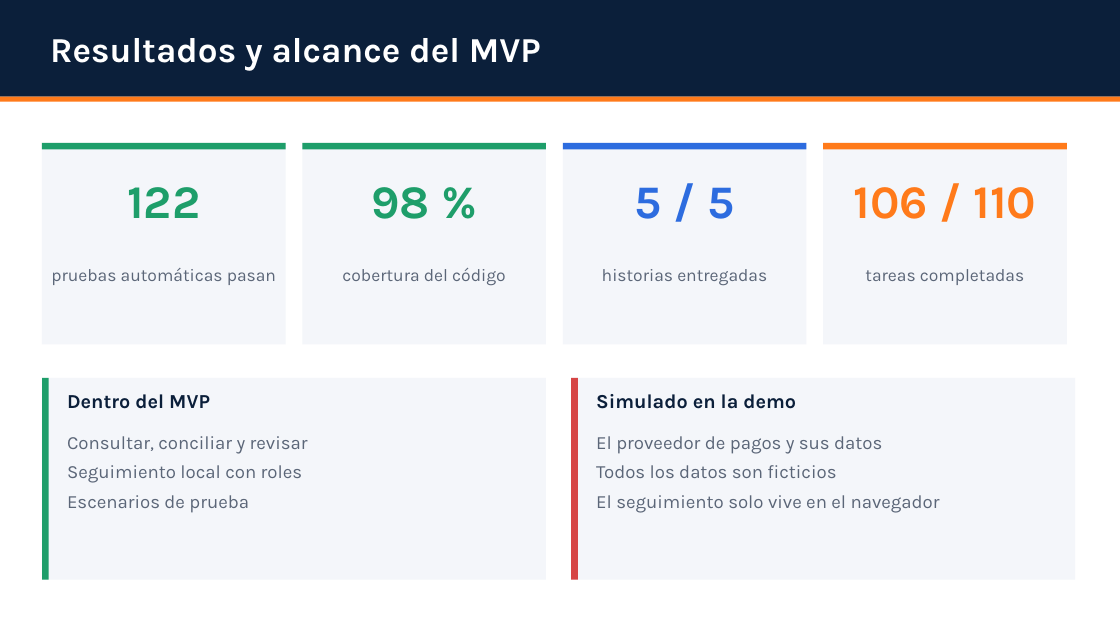
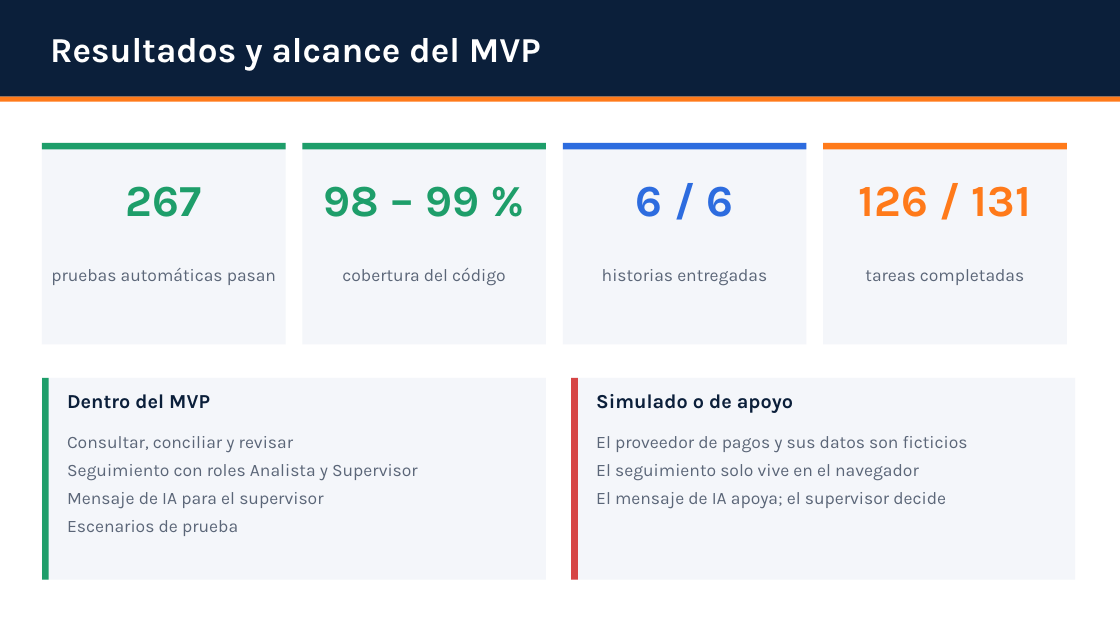
Before and after one commit to user-bcp-studentntt28/ai-labs, a slide deck: slide 9 of docs/Conciliacion-Presentacion.pptx (slide 8 before the commit). Drawn at 1120x630 pixels with LibreOffice and Linux fonts; fonts in the diff are those of the drawing. Boxes give left, top, right and bottom in pixels: in the first picture for what was removed or moved away, otherwise in the second. Text is boxed around its words. In the diff, an @@ line names an element or a change of style, - is before the commit and + after.

```diff
--- a/docs/Conciliacion-Presentacion.pptx
+++ b/docs/Conciliacion-Presentacion.pptx
@@ text at (126, 186, 202, 217): text changed; size 40 to 38 pt @@
-122
+267
@@ text at (324, 186, 479, 217): text changed; size 40 to 38 pt @@
-98 %
+98 – 99 %
@@ text at (636, 186, 733, 217): text changed; size 40 to 38 pt @@
-5 / 5
+6 / 6
@@ text at (859, 186, 1031, 217): text changed; size 40 to 38 pt @@
-106 / 110
+126 / 131
@@ text at (596, 394, 793, 413): text changed @@
-Simulado en la demo
+Simulado o de apoyo
@@ text at (67, 436, 293, 536): size 16 to 15 pt in "Consultar, conciliar y revisar", "Escenarios de prueba" @@
@@ text at (596, 436, 968, 453): text changed; size 16 to 15 pt @@
-El proveedor de pagos y sus datos
-Todos los datos son ficticios
+El proveedor de pagos y sus datos son ficticios
@@ text at (67, 464, 418, 508): text changed; size 16 to 15 pt @@
-Seguimiento local con roles
+Seguimiento con roles Analista y Supervisor
+Mensaje de IA para el supervisor
@@ text at (596, 464, 919, 481): size 16 to 15 pt in "El seguimiento solo vive en el navegador" @@
@@ text at (596, 492, 946, 509): paragraph added @@
+El mensaje de IA apoya; el supervisor decide
```
Also in this commit, not shown: 6 other slides changed, 1 slide added, 53 other files.
